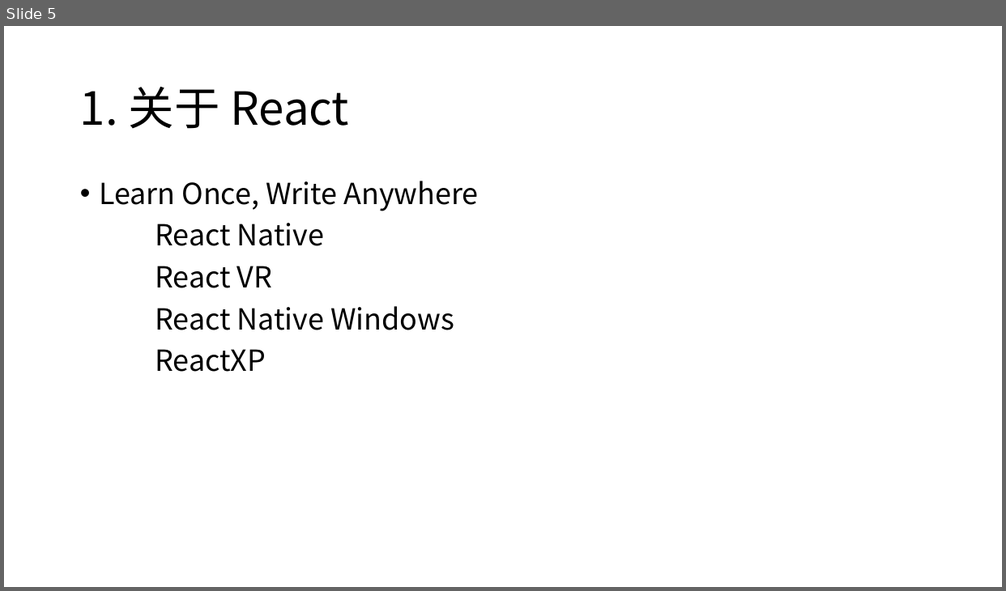
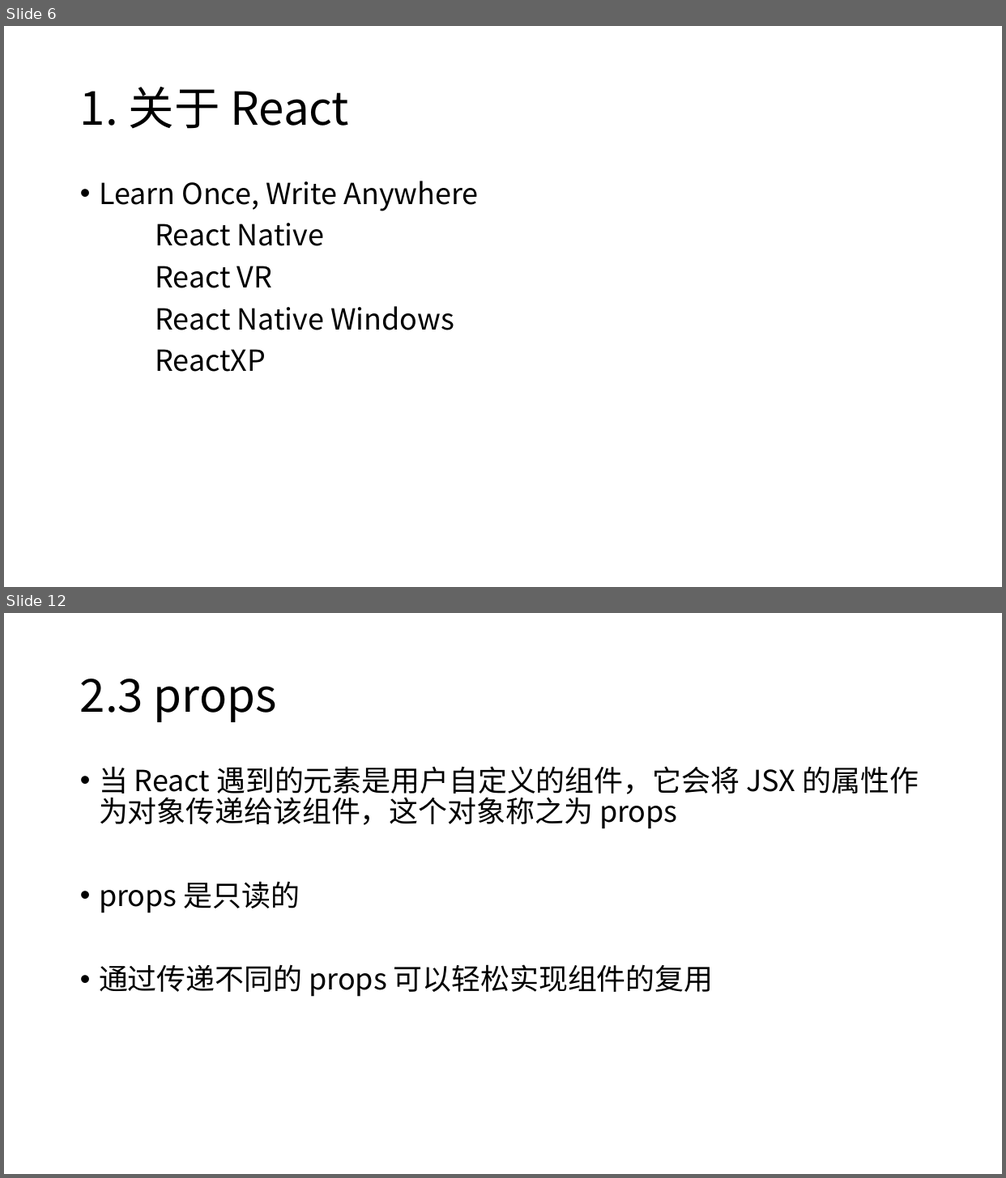
Before and after one commit to Zettat123/react_tutorial, a slide deck: slides/React 入门.pptx. Shown one above the other, each under a label of ours: slide 5 before the commit, slides 6 and 12 after it; the slides between them are not shown. The pictures are 1006x591 and 1006x1178 pixels, drawn with LibreOffice and Linux fonts; fonts in the diff are those of the drawing. Boxes give left, top, right and bottom in pixels: in the first picture for what was removed or moved away, otherwise in the second. Text is boxed around its words. In the diff, an @@ line names an element or a change of style, - is before the commit and + after.

```diff
--- a/slides/React 入门.pptx
+++ b/slides/React 入门.pptx
@@ slide 12 added at <box>4,613,1002,1174</box>, background #FFFFFF @@
@@ title added at <box>80,679,277,722</box>, 44 pt, text #000000 @@
+2.3 props
@@ text added at <box>99,766,918,997</box>, 28 pt, text #000000 @@
+• 当 React 遇到的元素是用户自定义的组件，它会将 JSX 的属性作为对象传递给该组件，这个对象称之为 props
+• props 是只读的
+• 通过传递不同的 props 可以轻松实现组件的复用
@@ what was slide 5 is now slide 6 @@
```
Also in this commit, not shown: 7 other slides added, 7 other files.
